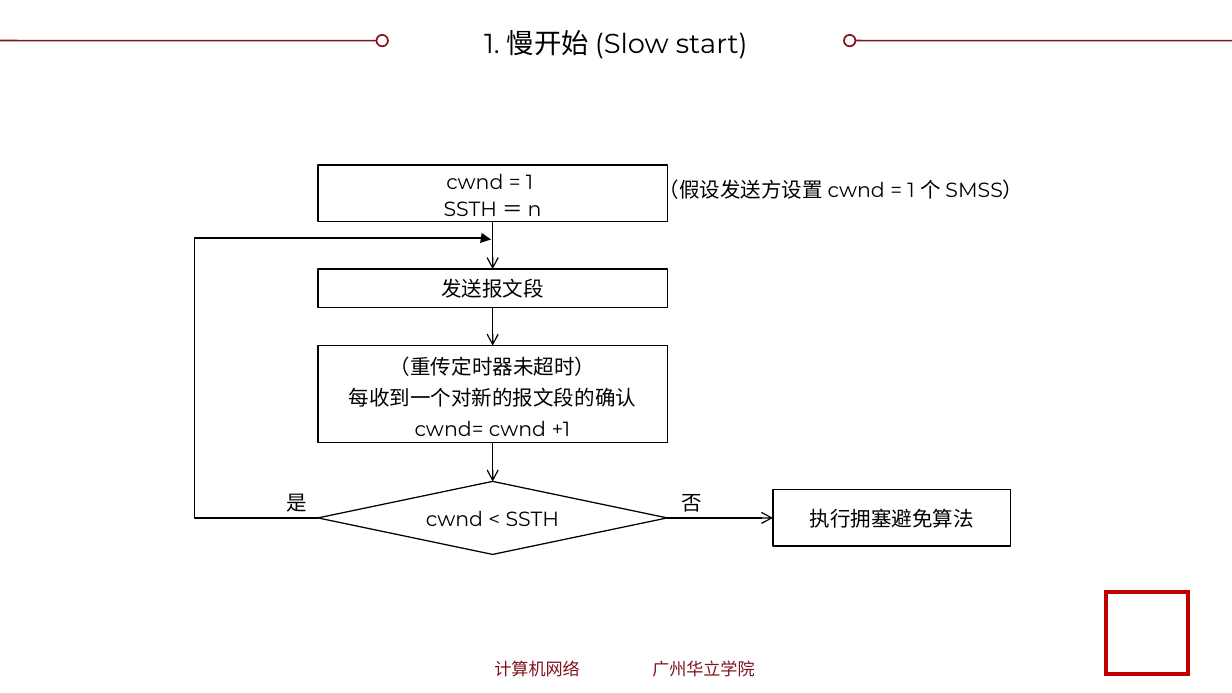
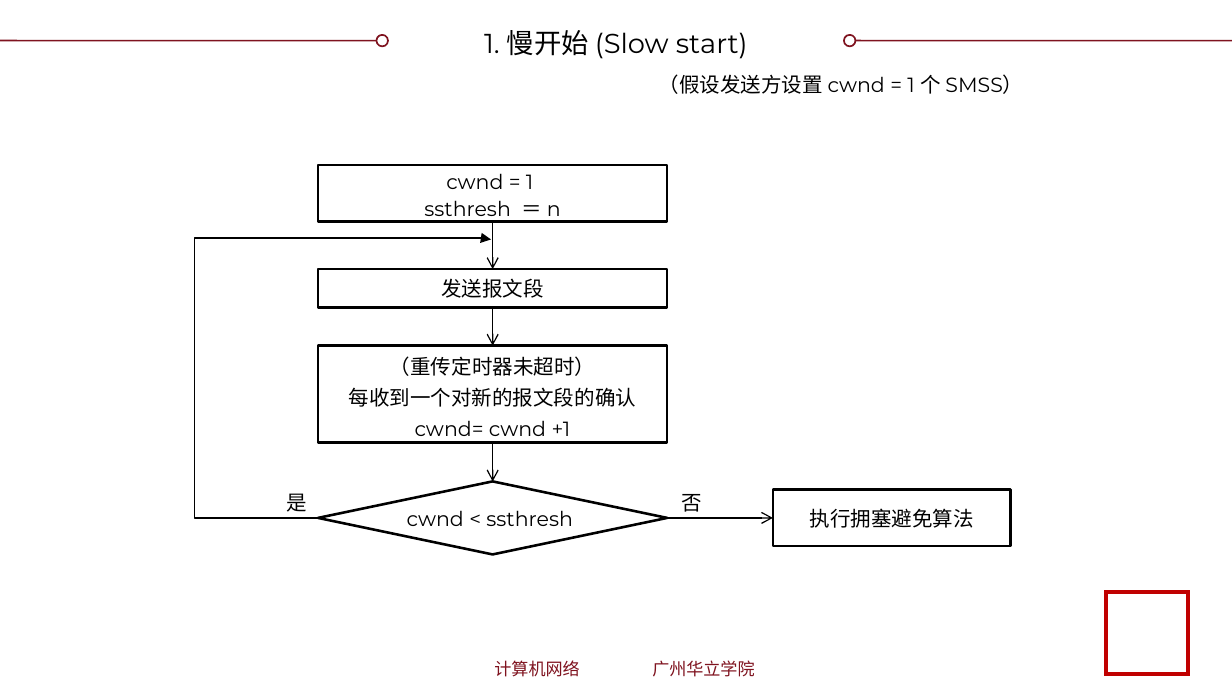
Before and after one commit to glplaman/glplaman.github.io, a slide deck: slide 156 of network/ppt/chap5.pptx (slide 154 before the commit). Drawn at 1232x693 pixels with LibreOffice and Linux fonts; fonts in the diff are those of the drawing; background and template pictures are left out. Boxes give left, top, right and bottom in pixels: in the first picture for what was removed or moved away, otherwise in the second. Text is boxed around its words. In the diff, an @@ line names an element or a change of style, - is before the commit and + after.

```diff
--- a/network/ppt/chap5.pptx
+++ b/network/ppt/chap5.pptx
@@ text "（假设发送方设置 cwnd = 1 个 ..." rewrapped from (659, 177, 1023, 203) to (659, 74, 1023, 94) @@
@@ rectangle "cwnd = 1" at (318, 165, 667, 222): outline #000000 0.75 pt to #000000 1.5 pt @@
@@ text in rectangle at (424, 200, 561, 222): text changed @@
-SSTH ＝ n
+ssthresh ＝ n
@@ diamond "cwnd < ssthresh" at (318, 482, 667, 554): outline #000000 0.75 pt to #000000 1.5 pt @@
@@ text in diamond at (407, 510, 573, 526): text changed @@
-cwnd < SSTH
+cwnd < ssthresh
```
Also in this commit, not shown: 6 other slides changed, 4 slides added, 14 other files.
